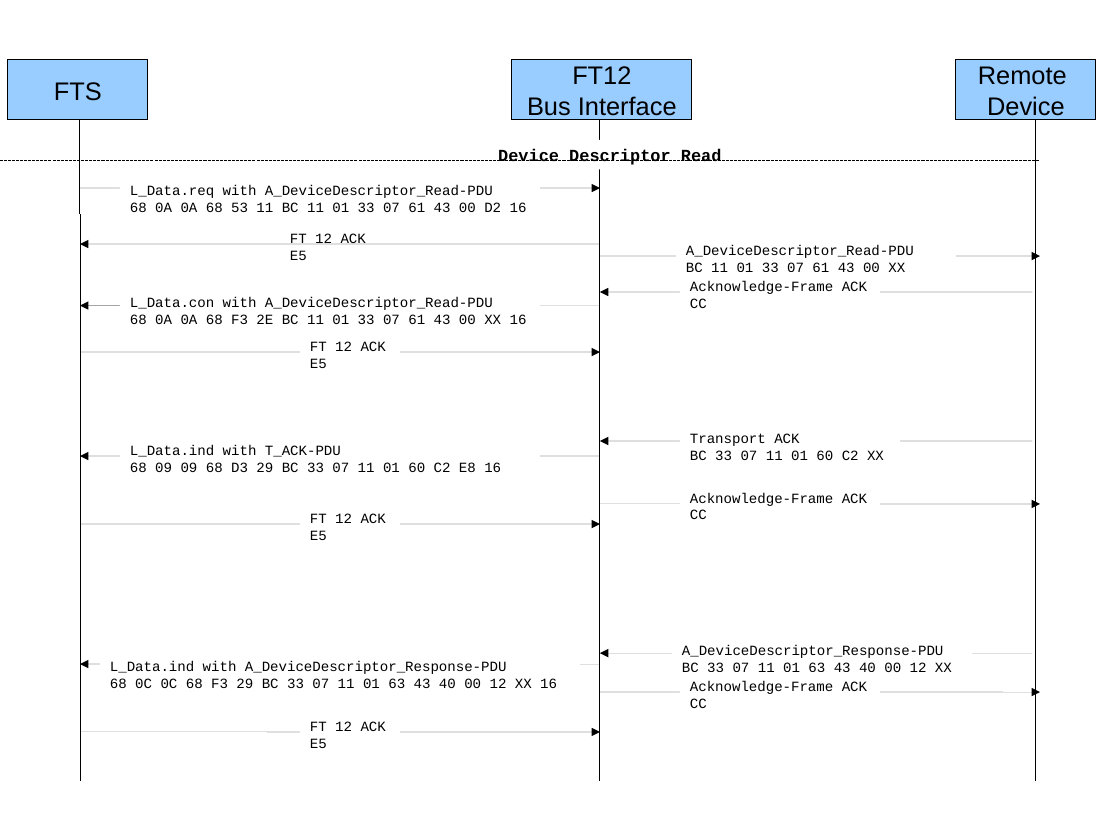
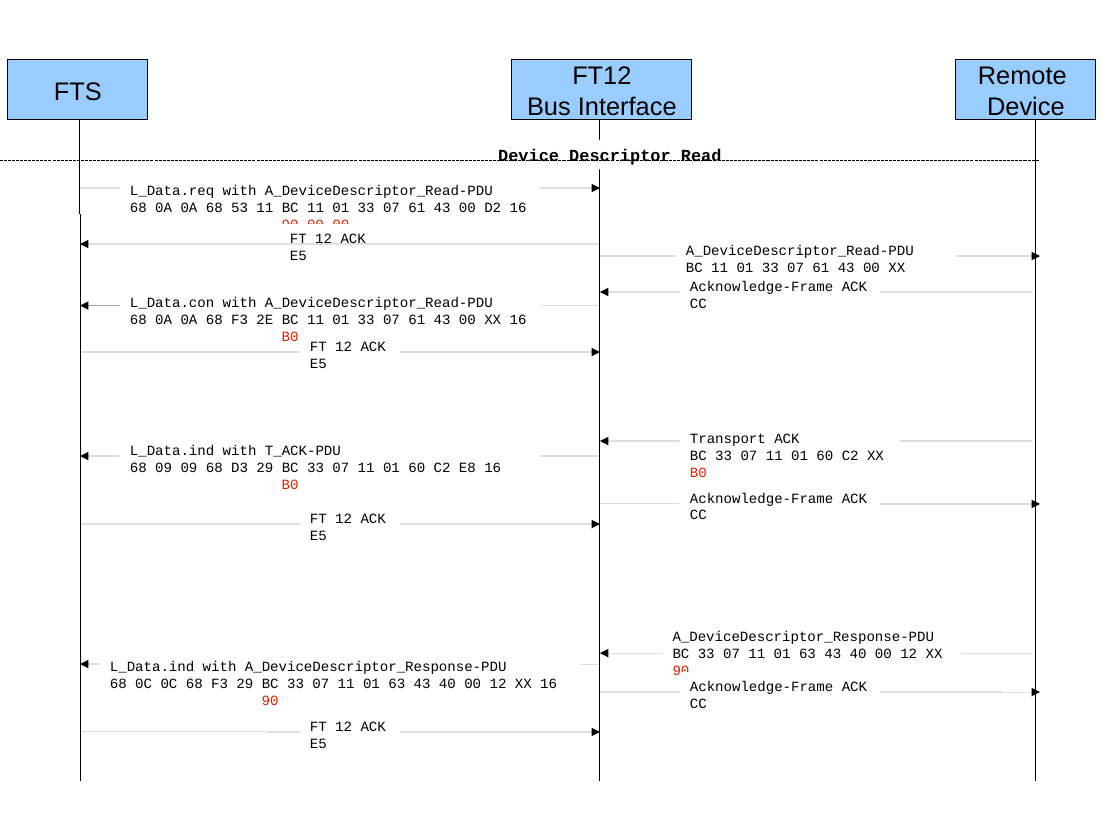
Before and after one commit to Paolo-Maffei/freebus-fts, a slide deck: slide 2 of freebus-fts-knxcomm/doc/Example Bus Komunikation.odp. Drawn at 1120x840 pixels with LibreOffice and Linux fonts; fonts in the diff are those of the drawing. Boxes give left, top, right and bottom in pixels: in the first picture for what was removed or moved away, otherwise in the second. Text is boxed around its words. In the diff, an @@ line names an element or a change of style, - is before the commit and + after.

```diff
--- a/freebus-fts-knxcomm/doc/Example Bus Komunikation.odp
+++ b/freebus-fts-knxcomm/doc/Example Bus Komunikation.odp
@@ text at (282,219,349,224): paragraph added @@
+90 00 00
@@ text at (282,331,299,341): paragraph added @@
+B0
@@ text at (282,479,299,489): paragraph added @@
+B0
@@ text at (690,467,707,477): paragraph added @@
+B0
@@ text "A_DeviceDescriptor_Response-PDU": place and size @@
-text "A_DeviceDescriptor_Response-PDU" at (682,645,952,672)
+text "A_DeviceDescriptor_Response-PDU" at (673,631,943,675)
@@ text at (673,665,690,675): paragraph added @@
+90
@@ text at (262,695,279,705): paragraph added @@
+90
```
Also in this commit, not shown: 2 other slides changed, 1 other file.
